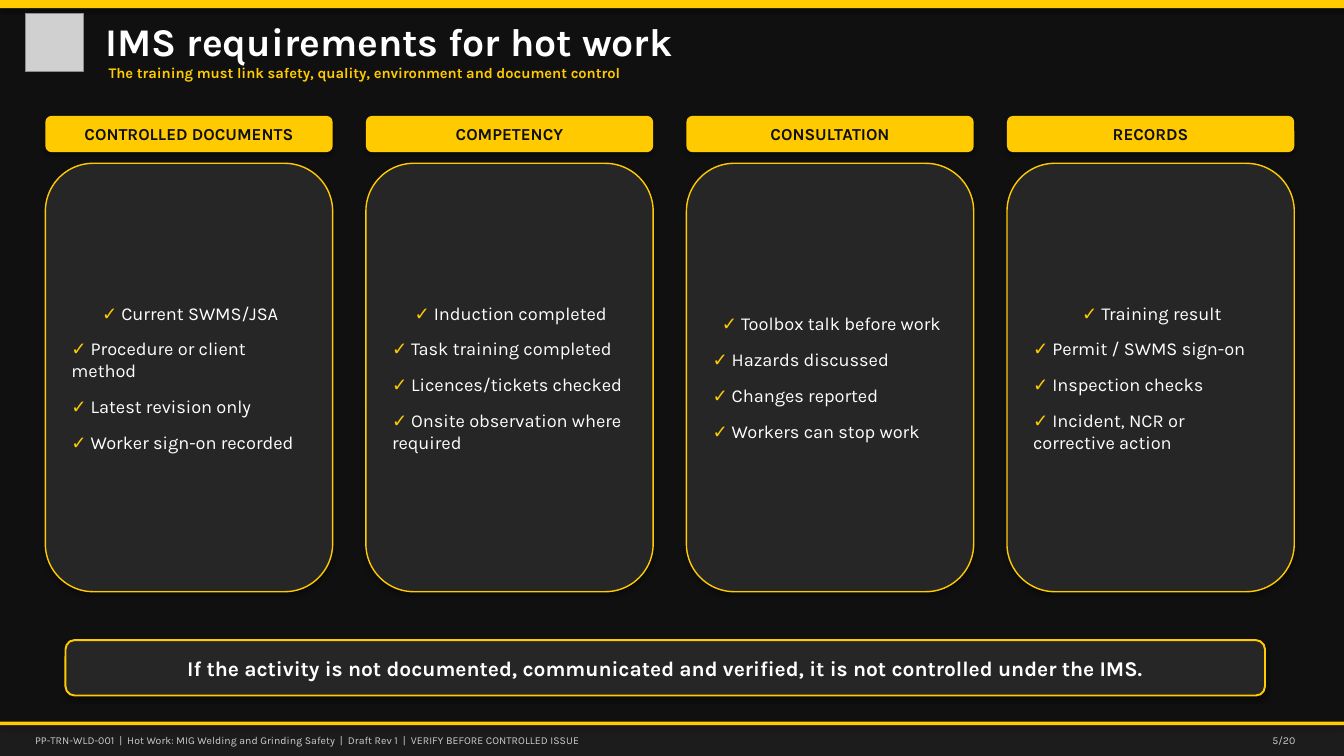
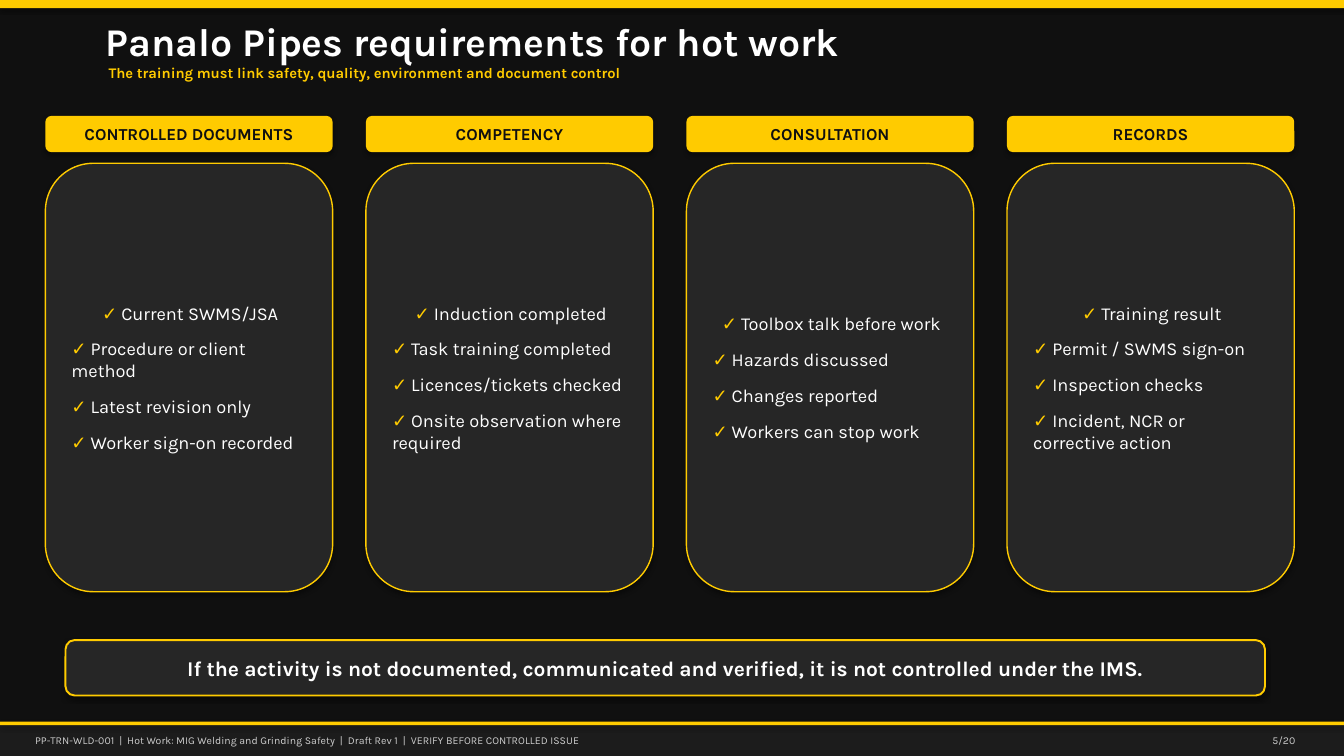
Before and after one commit to jaysonsugpatanjs-hub/jaysonsugpatanjs-hub.github.io, a slide deck: slide 5 of training/ppt/pp-trn-wld-001/source.pptx. Drawn at 1344x756 pixels with LibreOffice and Linux fonts; fonts in the diff are those of the drawing; grey boxes stand for pictures. Boxes give left, top, right and bottom in pixels: in the first picture for what was removed or moved away, otherwise in the second. Text is boxed around its words. In the diff, an @@ line names an element or a change of style, - is before the commit and + after.

```diff
--- a/training/ppt/pp-trn-wld-001/source.pptx
+++ b/training/ppt/pp-trn-wld-001/source.pptx
@@ picture removed at bbox=[25, 13, 84, 72] @@
@@ text at bbox=[106, 28, 839, 66]: text changed @@
-IMS requirements for hot work
+Panalo Pipes requirements for hot work
```
Also in this commit, not shown: 18 other slides changed, 4 other files.
